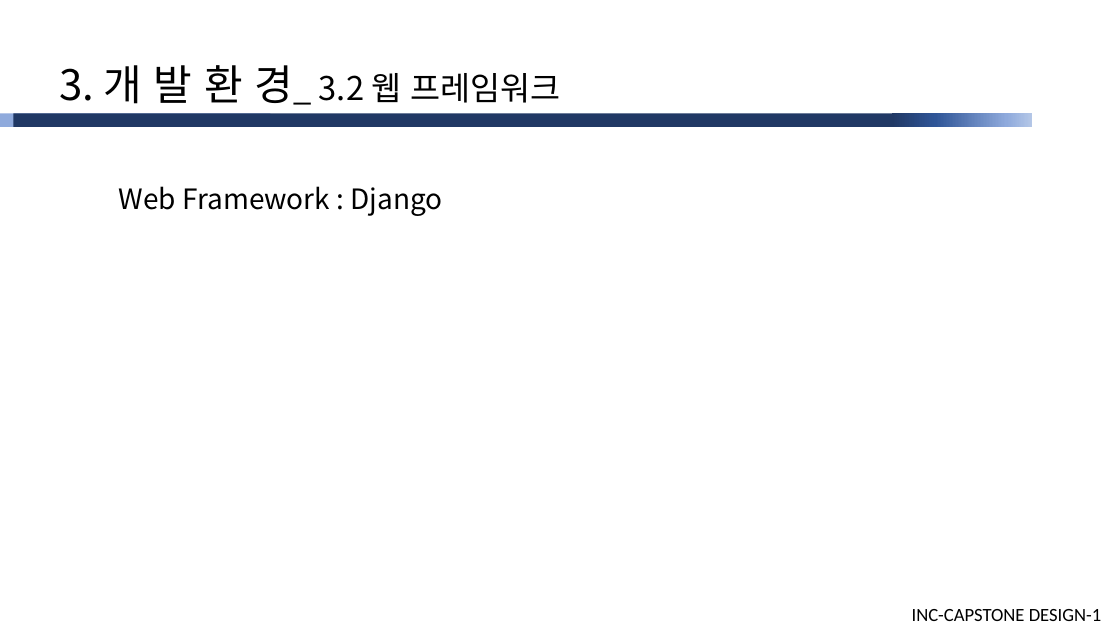
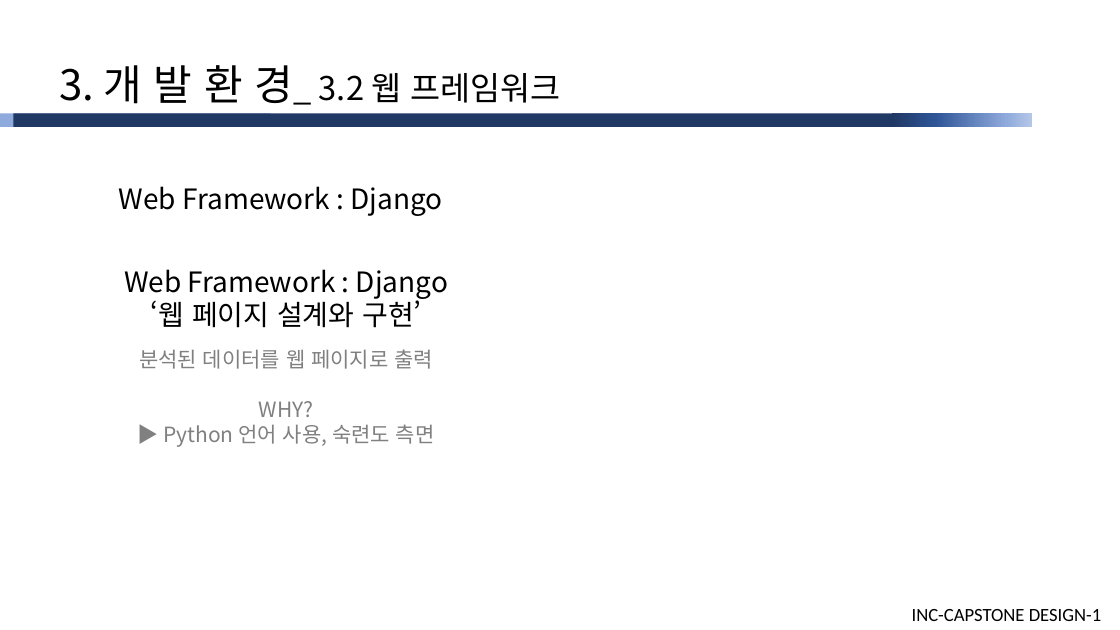
Before and after one commit to cutiecrab/CAR, a slide deck: slide 8 of 주차별 상세/10주/[피드백미반영]산학캡스톤디자인1_발표자료(10주).pptx. Drawn at 1120x630 pixels with LibreOffice and Linux fonts; fonts in the diff are those of the drawing. Boxes give left, top, right and bottom in pixels: in the first picture for what was removed or moved away, otherwise in the second. Text is boxed around its words. In the diff, an @@ line names an element or a change of style, - is before the commit and + after.

```diff
--- a/주차별 상세/10주/[피드백미반영]산학캡스톤디자인1_발표자료(10주).pptx
+++ b/주차별 상세/10주/[피드백미반영]산학캡스톤디자인1_발표자료(10주).pptx
@@ text added at box(124, 269, 448, 447), 18 pt, text #808080 @@
+Web Framework : Django
+‘웹 페이지 설계와 구현’
+분석된 데이터를 웹 페이지로 출력
+WHY?
+▶ Python 언어 사용, 숙련도 측면
```
Also in this commit, not shown: 8 other slides changed, 15 other files.
